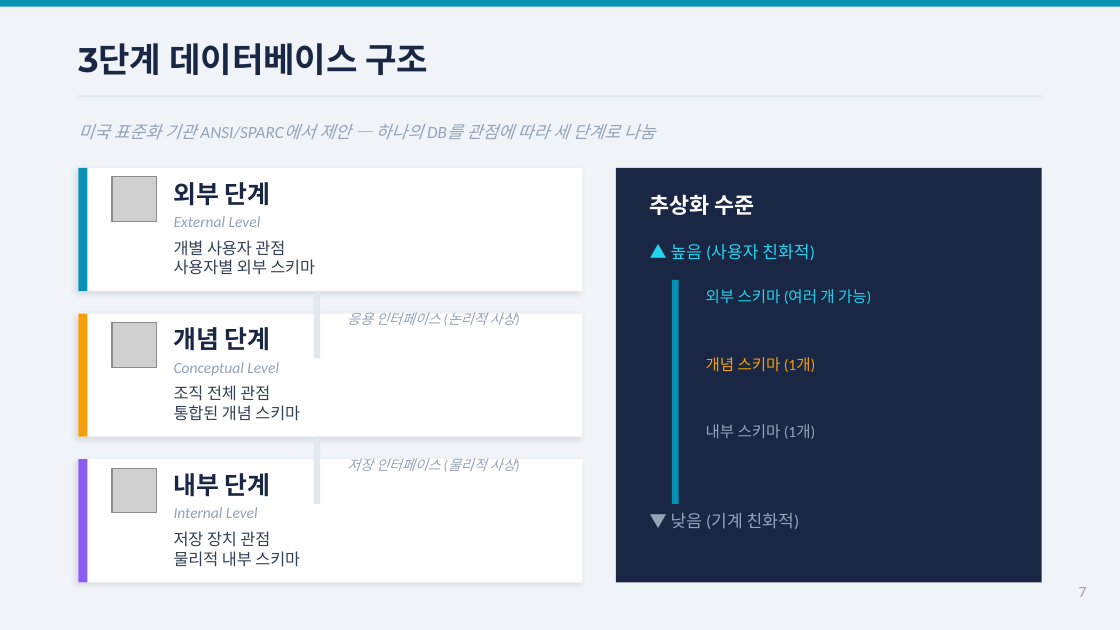
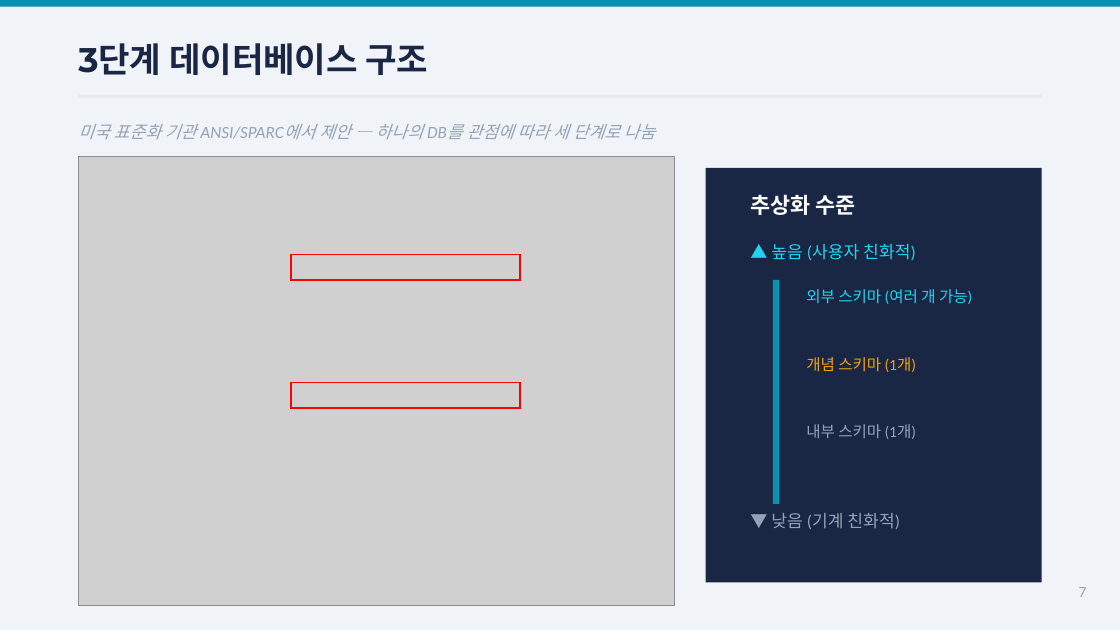
Before and after one commit to Sangdon-Park/Sangdon-Park.github.io, a slide deck: slide 7 of data/DB시스템/3장_데이터베이스시스템_박상돈.pptx. Drawn at 1120x630 pixels with LibreOffice and Linux fonts; fonts in the diff are those of the drawing; grey boxes stand for pictures. Boxes give left, top, right and bottom in pixels: in the first picture for what was removed or moved away, otherwise in the second. Text is boxed around its words. In the diff, an @@ line names an element or a change of style, - is before the commit and + after.

```diff
--- a/data/DB시스템/3장_데이터베이스시스템_박상돈.pptx
+++ b/data/DB시스템/3장_데이터베이스시스템_박상돈.pptx
@@ rectangle removed at (78,168,582,291) @@
@@ rectangle removed at (78,168,87,291) @@
@@ picture added at (78,157,674,606) @@
@@ picture removed at (112,177,157,222) @@
@@ rectangle: place and size @@
-rectangle at (616,168,1042,582)
+rectangle at (706,168,1042,582)
@@ text removed at (174,182,271,206) @@
-외부 단계
@@ text removed at (174,216,261,227) @@
-External Level
@@ text removed at (174,240,315,275) @@
-개별 사용자 관점
-사용자별 외부 스키마
@@ rectangle added at (291,254,521,280), outline #FF0000 1 pt @@
@@ rectangle removed at (314,291,320,358) @@
@@ 6 texts, 1 rectangle: place and size @@
-6 texts, 1 rectangle at (650,194,871,529)
+6 texts, 1 rectangle at (750,194,972,529)
@@ rectangle removed at (78,314,582,437) @@
@@ rectangle removed at (78,314,87,437) @@
@@ picture removed at (112,323,157,367) @@
@@ text removed at (174,327,271,351) @@
-개념 단계
@@ text removed at (347,312,516,325) @@
-응용 인터페이스 (논리적 사상)
@@ text removed at (174,362,279,376) @@
-Conceptual Level
@@ text removed at (174,385,300,421) @@
-조직 전체 관점
-통합된 개념 스키마
@@ rectangle added at (291,382,521,408), outline #FF0000 1 pt @@
@@ rectangle removed at (314,437,320,504) @@
@@ rectangle removed at (78,459,582,582) @@
@@ rectangle removed at (78,459,87,582) @@
@@ picture removed at (112,468,157,513) @@
@@ text removed at (174,473,271,497) @@
-내부 단계
@@ text removed at (347,458,516,471) @@
-저장 인터페이스 (물리적 사상)
@@ text removed at (174,507,258,518) @@
-Internal Level
@@ text removed at (174,531,300,567) @@
-저장 장치 관점
-물리적 내부 스키마
```
Also in this commit, not shown: 1 other slide changed, 3 slides added, 2 other files.
